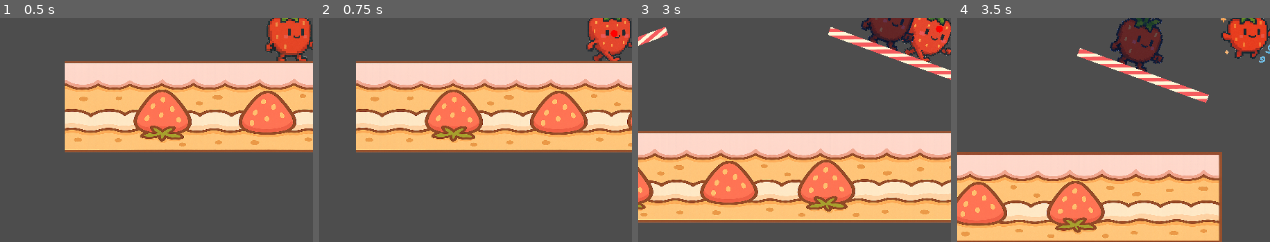
Above: before the commit, frames 1-4 (left to right).
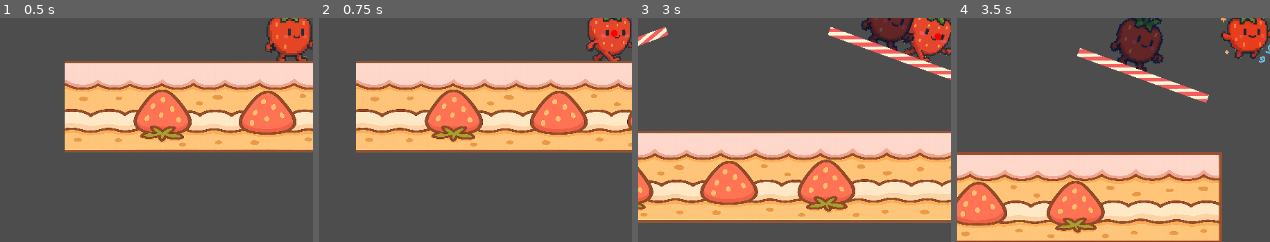
Above: after the commit, the same moments.

Repository: ktarrant/shortcake
Game: Godot game, scene res://scenes/main/Main.tscn
The game is run twice, just before and just after one commit, with the same random seed, the same clock (stepped at 60 frames per second) and the same inputs.
Inputs:
- Up to frame 1 (0.5 s): no input
- Up to frame 2 (0.75 s): tap Enter at 0.5 s; hold Right (move_right) from 0.53 s (still down); tap D (attack) at 0.6 s
- Up to frame 3 (3 s): tap Up (jump) at 0.77, 1.52 s; tap D (attack) at 1.35, 2.1, 2.85 s; release Right (move_right) at 2.03 s; hold Left (move_left) 2.03-2.78 s; hold Right (move_right) from 2.78 s (still down)
- Up to frame 4 (3.5 s): keep holding Right (move_right); tap Up (jump) at 3.02 s
The pictures show only the part of the screen within x 17-67%, y 47-96%; the shares and areas given below are measured in that part.

Frame 1 is identical in both runs. In frame 2, less than 0.1% of the frame differs, in the area x 94-95%, y 5-9%; in frame 3, 0.1%, in the area x 94-98%, y 3-10%; in frame 4, nothing differs.

Commit message:
update to support joystick

Diff:
--- a/scripts/Player.gd
+++ b/scripts/Player.gd
@@ -38,17 +38,34 @@
 	update_sprite_rotation()
 	update_animation()
 
+func get_movement_input(player_id := 0) -> Vector2:
+	var stick_input := Vector2(
+		Input.get_joy_axis(player_id, JOY_AXIS_LEFT_X),
+		-Input.get_joy_axis(player_id, JOY_AXIS_LEFT_Y)
+	)
+
+	var keyboard_input := Vector2.ZERO
+	if Input.is_action_pressed("move_right"):
+		keyboard_input.x += 1
+	if Input.is_action_pressed("move_left"):
+		keyboard_input.x -= 1
+	if Input.is_action_pressed("move_down"):
+		keyboard_input.y -= 1  # Inverted Y
+	if Input.is_action_pressed("move_up"):
+		keyboard_input.y += 1
+
+	var combined := stick_input + keyboard_input
+	return combined.normalized() if combined.length() >= 0.2 else Vector2.ZERO
+
 func handle_input():
 	if is_dummy:
 		return
 
-	var input_direction := 0
-	if Input.is_action_pressed("move_left"):
-		input_direction -= 1
-		sprite.flip_h = true
-	if Input.is_action_pressed("move_right"):
-		input_direction += 1
-		sprite.flip_h = false
+	var input_direction := get_movement_input()
+
+	# Flip sprite based on input
+	if input_direction.x != 0:
+		sprite.flip_h = input_direction.x < 0
 
 	# Apply slowdown if overlapping another player
 	var slowdown_factor := 1.0
@@ -59,17 +76,17 @@
 	if is_on_floor():
 		var floor_normal = get_floor_normal()
 		var floor_right = Vector2(-floor_normal.y, floor_normal.x)
-		velocity = floor_right * input_direction * speed * slowdown_factor
+		var walk_direction = 1 if input_direction.x > 0 else (-1 if input_direction.x < 0 else 0)
+		velocity = floor_right * walk_direction * speed * slowdown_factor
 	else:
-		if input_direction != 0:
-			velocity.x = lerp(velocity.x, input_direction * speed * slowdown_factor, air_control_strength)
+		if input_direction.x != 0:
+			velocity.x = lerp(velocity.x, input_direction.x * speed * slowdown_factor, air_control_strength)
 
 	# Down input: drop through platform or fast-fall
-	if Input.is_action_just_pressed("move_down"):
+	if input_direction.y < -0.7:
 		if is_on_floor() and get_floor_normal().y < -0.7 and not dropped_through_platform:
 			set_collision_mask_value(one_way_platform_layer, false)
 			dropped_through_platform = true
-			velocity.y += fast_fall_burst
 		elif not is_on_floor() and can_fast_fall:
 			velocity.y += fast_fall_burst
 			can_fast_fall = false
@@ -87,15 +104,8 @@
 
 	if Input.is_action_just_pressed("attack"):
 		var direction := Vector2.ZERO
-		if Input.is_action_pressed("move_up"):
-			direction = Vector2(0, -1)
-		elif Input.is_action_pressed("move_down"):
-			direction = Vector2(0, 1)
-		elif Input.is_action_pressed("move_left"):
-			direction = Vector2(-1, 0)
-		elif Input.is_action_pressed("move_right"):
-			direction = Vector2(1, 0)
-		elif is_on_floor():
+		# Neutral attack - simple forward jab
+		if is_on_floor():
 			var floor_normal = get_floor_normal()
 			direction = Vector2(-floor_normal.y, floor_normal.x).normalized()
 			if sprite.flip_h:
Not shown, changed: README.md
